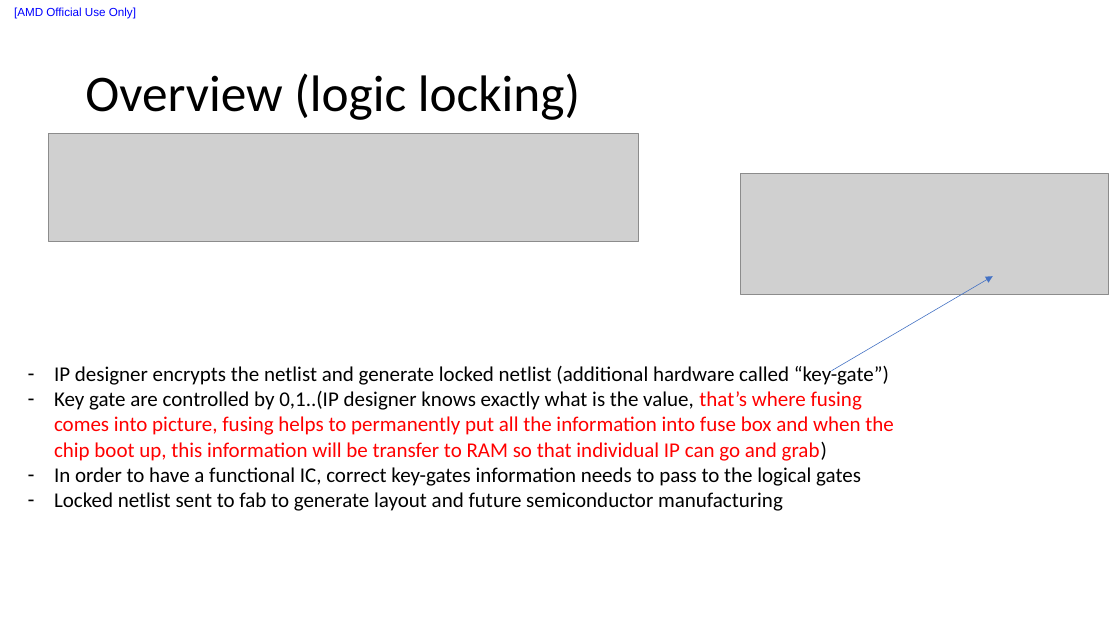
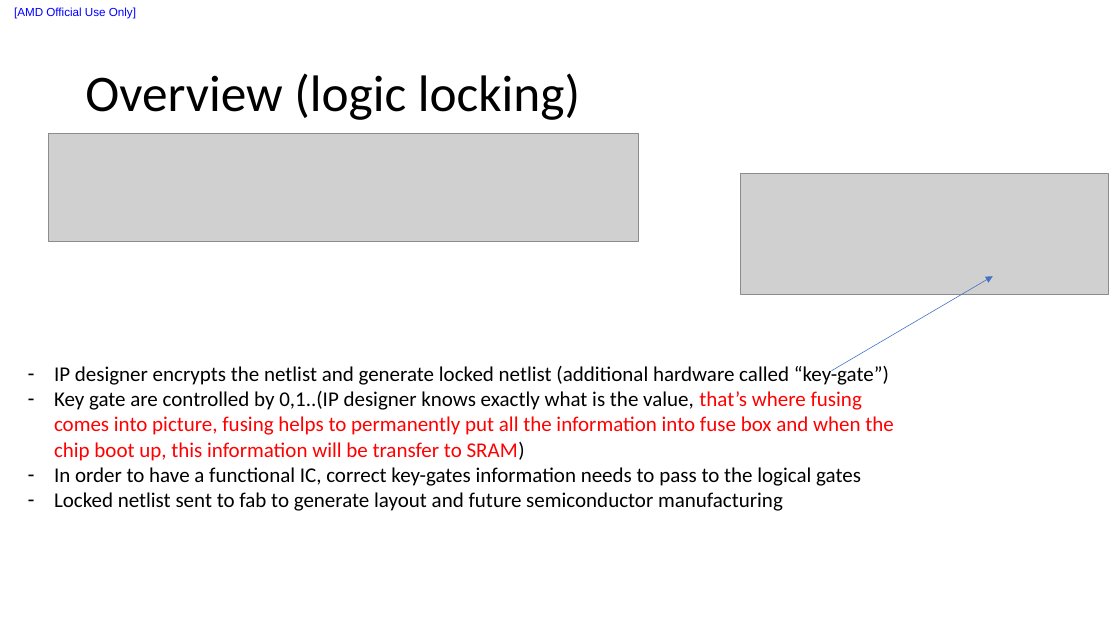
Before and after one commit to liuxu-github-ui/SemiconductorTechnology, a slide deck: slide 3 of Testing/efuse.pptx. Drawn at 1120x630 pixels with LibreOffice and Linux fonts; fonts in the diff are those of the drawing; grey boxes stand for pictures. Boxes give left, top, right and bottom in pixels: in the first picture for what was removed or moved away, otherwise in the second. Text is boxed around its words. In the diff, an @@ line names an element or a change of style, - is before the commit and + after.

```diff
--- a/Testing/efuse.pptx
+++ b/Testing/efuse.pptx
@@ text at [54, 391, 893, 461]: text changed @@
-– Key gate are controlled by 0,1..(IP designer knows exactly what is the value, that’s where fusing comes into picture, fusing helps to permanently put all the information into fuse box and when the chip boot up, this information will be transfer to RAM so that individual IP can go and grab)
+– Key gate are controlled by 0,1..(IP designer knows exactly what is the value, that’s where fusing comes into picture, fusing helps to permanently put all the information into fuse box and when the chip boot up, this information will be transfer to SRAM)
```
Also in this commit, not shown: 4 slides added, 1 other file.
